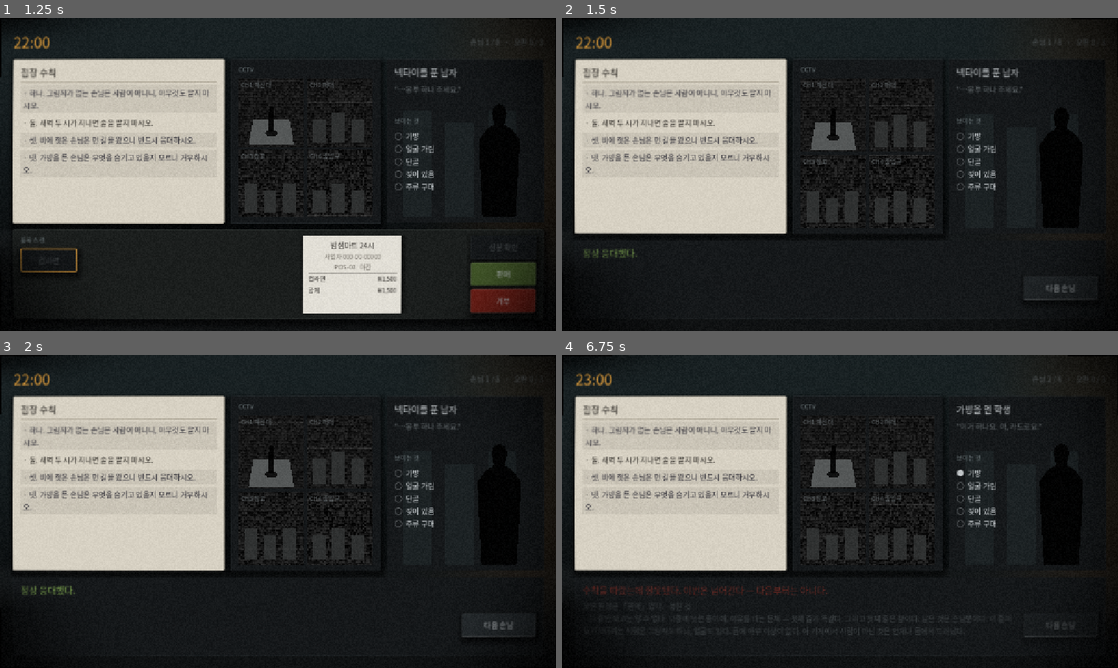
Above: before the commit, frames 1-4 (two rows, left to right).
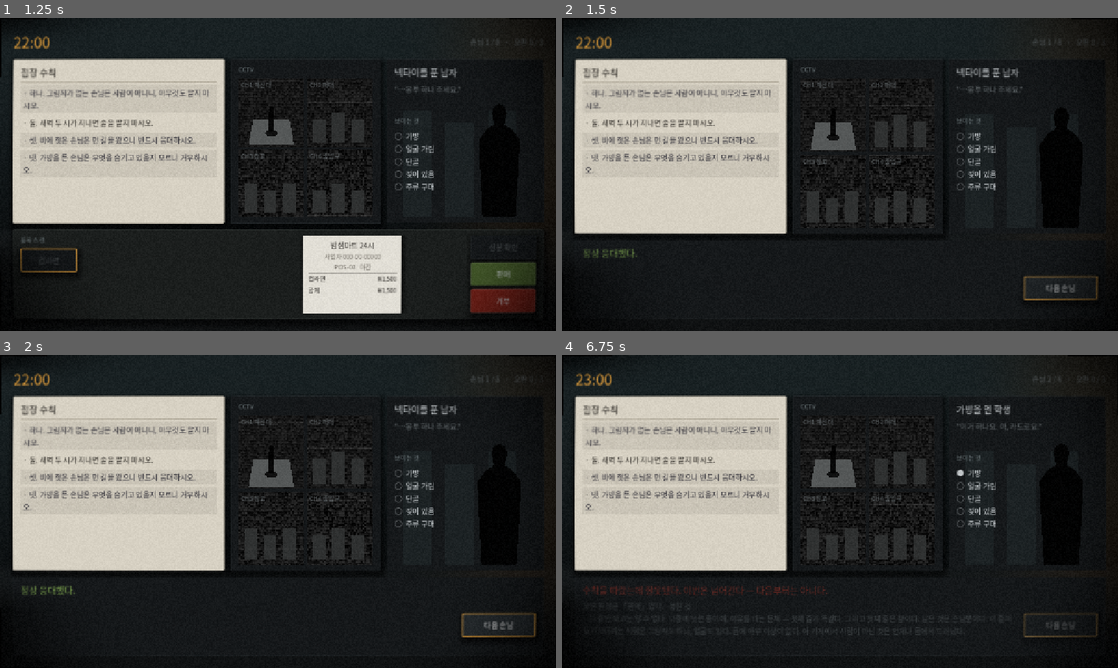
Above: after the commit, the same moments.

Repository: tjgksmf1012/GameProject1
Game: Godot game, scene res://main/title_screen.tscn
Two runs of this game, one before a commit and one after it. Both use one fixed random seed, a clock stepped at 60 frames per second and the inputs below.
Inputs (mouse positions are in pixels of both pictures, inside the frame that each line leads up to):
- Up to frame 1 (1.25 s): tap Enter (ui_accept) at 0.5, 0.77 s; move the mouse to (400, 158) at 0.52 s; tap Space at 0.6 s; click (400, 158) at 0.67 s
- Up to frame 2 (1.5 s): click "판매" at 1.25 s
- Up to frame 3 (2 s): no input
- Up to frame 4 (6.75 s): click "다음 손님" at 2 s; click "에너지드링크" at 2.75 s; click "거부" at 3.5 s; move the mouse to (728, 527) at 4.27 s; tap Space every 0.75 s from 4.35 to 6.6 s; click (728, 527) at 4.42 s; tap Enter (ui_accept) at 4.52, 6.02 s; move the mouse to (895, 442) at 5.02 s; click (895, 442) at 5.17 s; move the mouse to (812, 574) at 5.77 s; click (812, 574) at 5.92 s; move the mouse to (1006, 558) at 6.52 s; click (1006, 558) at 6.67 s

Frame 1 is identical in both runs. In frame 2, 0.2% of the frame differs, in the area x 83-97%, y 82-91%; in frame 3, 0.2%, in the area x 82-97%, y 82-91%; in frame 4, 0.1%.

Commit message:
패드 루프를 닫았다 — 첫 판정에서 멈추고 있었다
포커스를 붙이고 나서 실제로 마우스 없이 완주가 되는지 따라가 봤더니 첫 판정에서 끊겼다.
판정하면 POS 가 숨겨지고 **그 위에 있던 포커스도 같이 사라진다.** 결과 화면에는 누를 수
있는 것이 「다음 손님」 하나뿐인데 아무것도 선택돼 있지 않다. 패드로는 거기서 끝이다.

결과 패널이 뜰 때 그 버튼이 포커스를 잡게 했다. 이제 루프가 닫힌다:

  계산대(품목 → 판정) → 결과(계속) → 계산대 …

두 지점 모두 엔진에 직접 물어 확인했다 (`gui_get_focus_owner()`).
스크린샷으로도 확인했다 — 「다음 손님」에 호박색 테두리가 있다.

**화면을 믿지 않은 것이 이번 작업의 전부였다.** 처음 포커스를 붙였을 때 스크린샷에
테두리가 없었고, 그때 「xvfb 라서 안 나오나 보다」로 넘어갔으면 포커스가 아예
안 잡히는 채로 남았을 것이다. 엔진에 물어보니 null 이었고, 원인은 queue_free 경쟁이었다.

  검사 12,442개 통과 · run_audit 0 · 배치 692 ≤ 720
  Linux · Windows 빌드 재생성, 자체 검사 통과

Co-Authored-By: Claude Opus 5 <noreply@anthropic.com>
Claude-Session: https://claude.ai/code/session_014F8DT8njh3GETXsoPzJ37U

Diff:
--- a/ui/result_panel.gd
+++ b/ui/result_panel.gd
@@ -117,6 +117,10 @@
 		0, HEIGHT_EXPLAINED if _detail.text != "" else HEIGHT_BRIEF)
 	# 새 결과는 항상 맨 위부터 읽는다. 앞 손님에서 내려둔 스크롤이 남아 있으면 안 된다.
 	_detail_scroll.scroll_vertical = 0
+	# **패드 루프를 닫는다.** 판정하면 POS가 숨겨지고 그 위에 있던 포커스도 같이 사라진다.
+	# 여기서 안 잡아주면 화면에 누를 수 있는 것이 이 버튼 하나뿐인데 아무것도 선택돼 있지
+	# 않아, 패드 플레이어는 첫 판정에서 멈춘다.
+	_button.grab_focus()
 	_fit_wanted = 0.0
 	_fit_frames = FIT_FRAMES if _detail.text != "" else 0
 	set_process(_fit_frames > 0)
